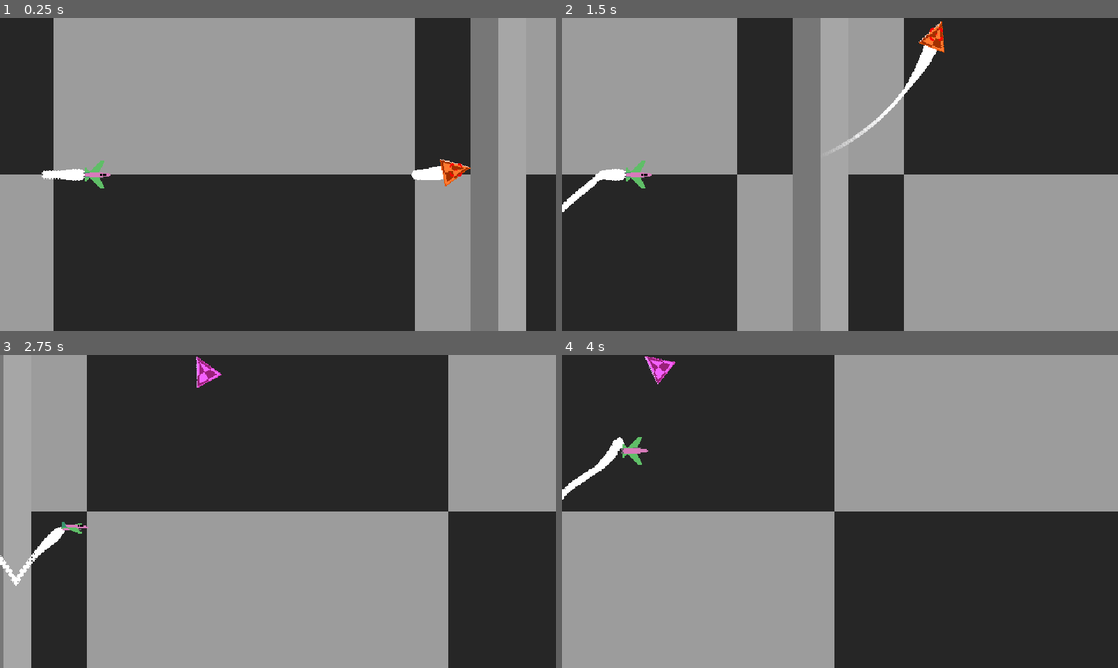
Above: before the commit, frames 1-4 (two rows, left to right).
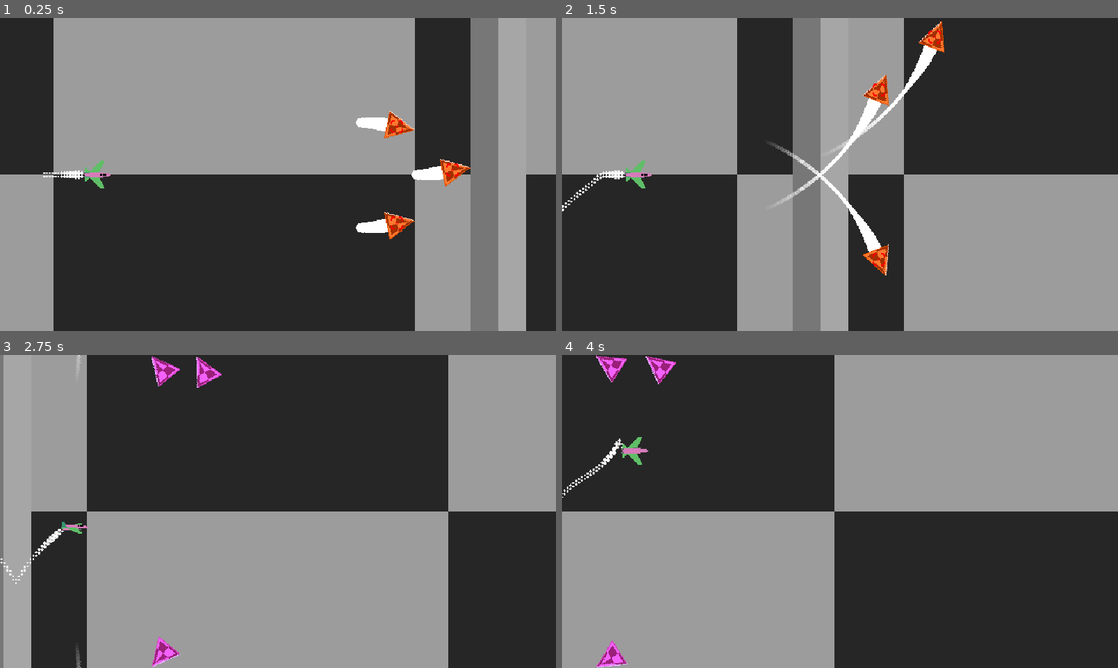
Above: after the commit, the same moments.

Repository: woliveira82/redot-aircraft-prototype
Game: Godot game, scene res://main.tscn
Two runs of this game, one before a commit and one after it. Both use one fixed random seed, a clock stepped at 60 frames per second and the inputs below.
Inputs:
- Up to frame 1 (0.25 s): no input
- Up to frame 2 (1.5 s): hold E (high_g_barrel_right) 0.53-1.28 s; tap Space (shoot_cannon) at 0.6 s; hold Down (move_down) from 1.28 s (still down); tap Ctrl (g_turn) at 1.35 s
- Up to frame 3 (2.75 s): tap Space (shoot_cannon) at 1.55, 2.1 s; release Down (move_down) at 2.03 s; hold E (high_g_barrel_right) from 2.03 s (still down)
- Up to frame 4 (4 s): release E (high_g_barrel_right) at 2.78 s; hold Up (move_up) 2.78-3.53 s; tap Space (shoot_cannon) at 2.85, 3.8 s; hold Q (high_g_barrel_left) from 3.53 s (still down); tap Ctrl (g_turn) at 3.6 s

The runs differ from the first frame. In frame 1, 1.1% of the frame differs, in the area x 7-84%, y 29-71%; in frame 2, 1.7%, in the area x 0-69%, y 3-83%; in frame 3, 0.8%; in frame 4, 0.8%.

Commit message:
fix: player shoot and small issues

Diff:
--- a/globals/input_handler.gd
+++ b/globals/input_handler.gd
@@ -20,10 +20,10 @@
 			on_high_g_barrel_right.emit()
 
 	if event.is_action("shoot_cannon"):
-		if event.is_pressed():
+		if event.is_released():
+			on_shoot_stoped.emit()
+		elif Input.is_action_just_pressed("shoot_cannon"):
 			on_shoot_started.emit()
-		else:
-			on_shoot_stoped.emit()
 
 
 func get_input_direction() -> Vector2:
--- a/main.tscn
+++ b/main.tscn
@@ -31,15 +31,10 @@
 [node name="Sprite2D" type="Sprite2D" parent="World/Parallax2D"]
 texture = ExtResource("1_gw7bq")
 
-[node name="Player" parent="." instance=ExtResource("2_x2e4t")]
-
 [node name="Camera2D" type="Camera2D" parent="."]
 position = Vector2(150, 0)
 position_smoothing_enabled = true
 rotation_smoothing_speed = 2.0
-
-[node name="Enemy" parent="." instance=ExtResource("3_tt4h1")]
-position = Vector2(414, 0)
 
 [node name="CanvasLayer" type="CanvasLayer" parent="."]
 
@@ -75,4 +70,15 @@
 position = Vector2(640, 180)
 shape = SubResource("WorldBoundaryShape2D_3yc6f")
 
+[node name="Player" parent="." instance=ExtResource("2_x2e4t")]
+
+[node name="Enemy" parent="." instance=ExtResource("3_tt4h1")]
+position = Vector2(414, 0)
+
+[node name="Enemy2" parent="." instance=ExtResource("3_tt4h1")]
+position = Vector2(350, 61)
+
+[node name="Enemy3" parent="." instance=ExtResource("3_tt4h1")]
+position = Vector2(350, -60)
+
 [editable path="Player"]
--- a/scenes/bullet/bullet.gd
+++ b/scenes/bullet/bullet.gd
@@ -1,4 +1,6 @@
 extends Node2D
+
+@export var _damage: int = 1
 
 var _speed := 500.0
 var _direction := Vector2.RIGHT
@@ -20,3 +22,8 @@
 	global_rotation = rotation
 	_direction = Vector2.from_angle(rotation)
 	hurtbox.collision_mask = collision_mask
+
+
+func _on_hurtbox_area_entered(area: Area2D) -> void:
+	area.hit_damage(_damage)
+	queue_free()
--- a/scenes/bullet/bullet.tscn
+++ b/scenes/bullet/bullet.tscn
@@ -22,4 +22,6 @@
 [node name="CollisionShape2D" parent="Hurtbox" index="0"]
 shape = SubResource("RectangleShape2D_0of67")
 
+[connection signal="area_entered" from="Hurtbox" to="." method="_on_hurtbox_area_entered"]
+
 [editable path="Hurtbox"]
--- a/scenes/components/hurtbox/hurtbox.gd
+++ /dev/null
@@ -1,7 +0,0 @@
-extends Area2D
-
-@export var _damage: int = 1
-
-
-func _on_area_entered(area: Area2D) -> void:
-	area.hit_damage(_damage)
--- a/scenes/components/hurtbox/hurtbox.tscn
+++ b/scenes/components/hurtbox/hurtbox.tscn
@@ -1,10 +1,5 @@
-[gd_scene load_steps=2 format=3 uid="uid://cx14hfrgi6go4"]
-
-[ext_resource type="Script" path="res://scenes/components/hurtbox/hurtbox.gd" id="1_1jk4x"]
+[gd_scene format=3 uid="uid://cx14hfrgi6go4"]
 
 [node name="Hurtbox" type="Area2D"]
-script = ExtResource("1_1jk4x")
 
 [node name="CollisionShape2D" type="CollisionShape2D" parent="."]
-
-[connection signal="area_entered" from="." to="." method="_on_area_entered"]
--- a/scenes/player/player.gd
+++ b/scenes/player/player.gd
@@ -13,11 +13,13 @@
 @onready var remote_transform_2d: RemoteTransform2D = $RemoteTransform2D
 @onready var animation_player: AnimationPlayer = $AnimationPlayer
 @onready var sprite_2d: Sprite2D = $Sprite2D
+@onready var hitbox: Area2D = $Hitbox
 
 
 func _ready() -> void:
 	InputHandler.on_high_g_barrel_left.connect(_on_high_g_barrel_left)
 	InputHandler.on_high_g_barrel_right.connect(_on_high_g_barrel_right)
+	hitbox.on_destroyed.connect(_on_destroyed)
 
 
 func _process(delta: float) -> void:
@@ -76,5 +78,5 @@
 	animation_player.play("high_g_barrel_right")
 
 
-func _on_area_2d_area_entered(area: Area2D) -> void:
-	pass # Replace with function body.
+func _on_destroyed():
+	queue_free()
--- a/scenes/player/player.tscn
+++ b/scenes/player/player.tscn
@@ -2,9 +2,9 @@
 
 [ext_resource type="Script" path="res://scenes/player/player.gd" id="1_rjy3b"]
 [ext_resource type="Texture2D" uid="uid://dc52s0g784crp" path="res://assets/w-fighter-Sheet.png" id="2_3q8rd"]
-[ext_resource type="Texture2D" uid="uid://bk43e071r74nb" path="res://assets/white-circle.png" id="2_sm18u"]
 [ext_resource type="Script" path="res://scenes/player/sprite_2d.gd" id="3_5q88u"]
 [ext_resource type="Script" path="res://scenes/player/cannon.gd" id="4_3rb2r"]
+[ext_resource type="Texture2D" uid="uid://djepgqvulofcy" path="res://assets/blur-white-circle.png" id="4_a7uxc"]
 [ext_resource type="PackedScene" uid="uid://cduopc8ukaxd6" path="res://scenes/bullet/bullet.tscn" id="5_ldt7c"]
 [ext_resource type="PackedScene" uid="uid://cu50cxkxhwbwh" path="res://scenes/components/hitbox/hitbox.tscn" id="8_lh6tu"]
 
@@ -150,7 +150,7 @@
 position = Vector2(-14, -2)
 rotation = -1.5708
 amount = 64
-texture = ExtResource("2_sm18u")
+texture = ExtResource("4_a7uxc")
 gravity = Vector2(0, 0)
 scale_amount_curve = SubResource("Curve_jgwmn")
 color_ramp = SubResource("Gradient_k86wc")
@@ -160,7 +160,7 @@
 position = Vector2(-14, 2)
 rotation = -1.5708
 amount = 64
-texture = ExtResource("2_sm18u")
+texture = ExtResource("4_a7uxc")
 gravity = Vector2(0, 0)
 scale_amount_curve = SubResource("Curve_jgwmn")
 color_ramp = SubResource("Gradient_k86wc")
Binary file added: assets/blur-white-circle.png
